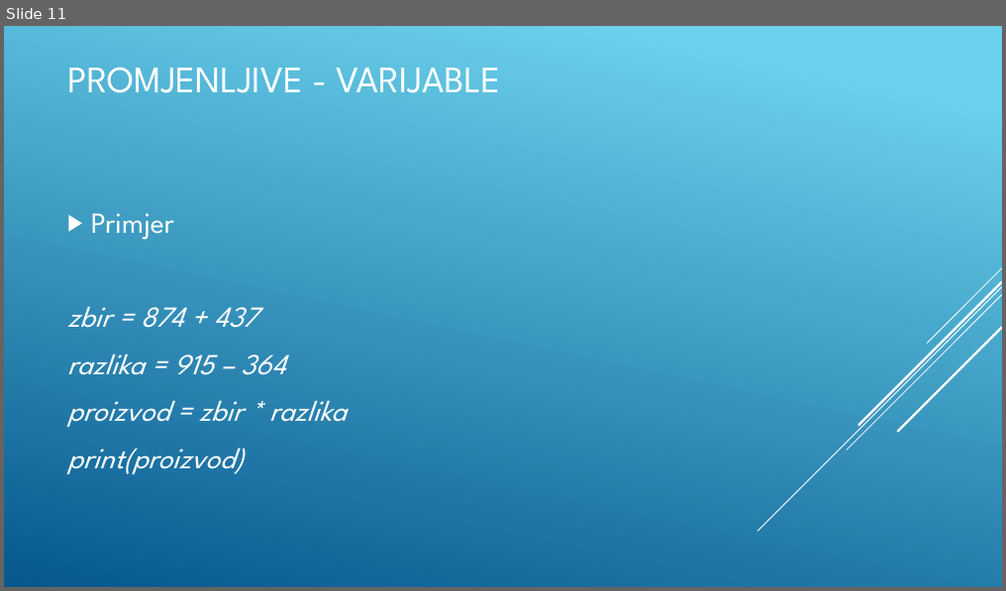
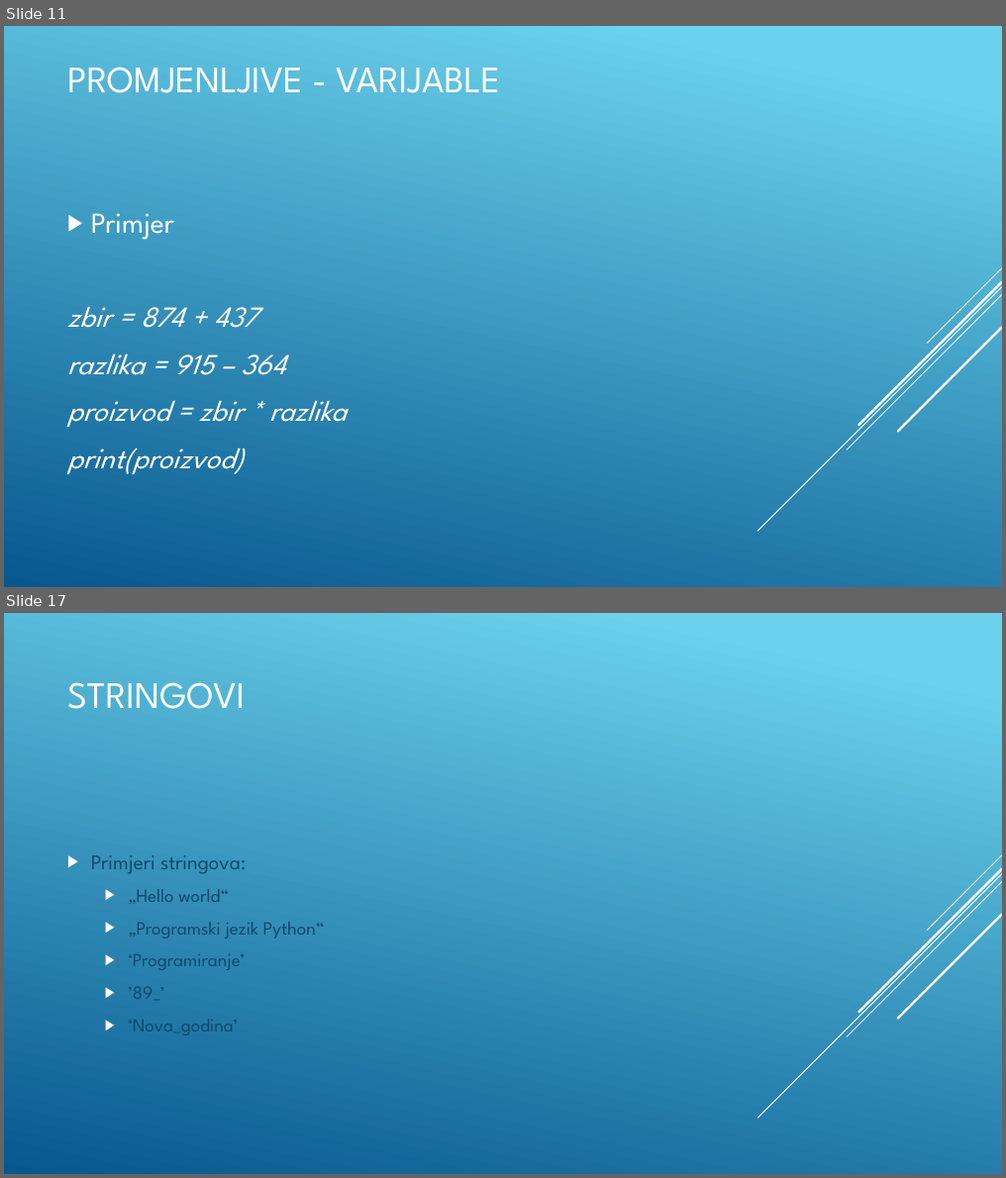
Before and after one commit to BaDnja/Kursevi, a slide deck: Python/Python-Osnovni-kurs/Izracunavanje/1-Osnovne aritmeticke operacije i primjena/Prezentacija.pptx. Shown one above the other, each under a label of ours: slide 11 before the commit, slides 11 and 17 after it; the slides between them are not shown. The pictures are 1006x591 and 1006x1178 pixels, drawn with LibreOffice and Linux fonts; fonts in the diff are those of the drawing. Boxes give left, top, right and bottom in pixels: in the first picture for what was removed or moved away, otherwise in the second. Text is boxed around its words. In the diff, an @@ line names an element or a change of style, - is before the commit and + after.

Commit message:
izracunavanje - stringovi

```diff
--- a/Python/Python-Osnovni-kurs/Izracunavanje/1-Osnovne aritmeticke operacije i primjena/Prezentacija.pptx
+++ b/Python/Python-Osnovni-kurs/Izracunavanje/1-Osnovne aritmeticke operacije i primjena/Prezentacija.pptx
@@ slide 17 added at [4,613,1002,1174], background gradient #6ED2EB to #06588E; not listed: 5 template elements that a slide beside it also shows @@
@@ title added at [67,682,245,709], 36 pt, text #FFFFFF @@
+STRINGOVI
@@ text added at [91,856,325,1036], 18 pt, text #0F496F @@
+▶ Primjeri stringova:
+  ▶ „Hello world“
+  ▶ „Programski jezik Python“
+  ▶ ‘Programiranje’
+  ▶ ’89_’
+  ▶ ‘Nova_godina’
```
Also in this commit, not shown: 1 slide changed, 4 other slides added.
